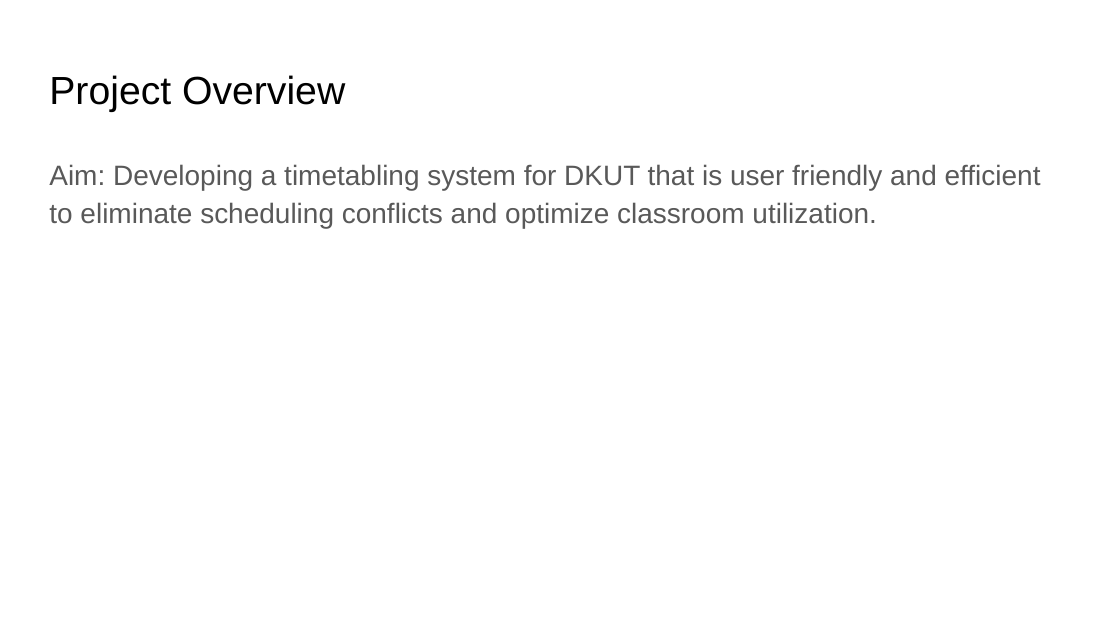
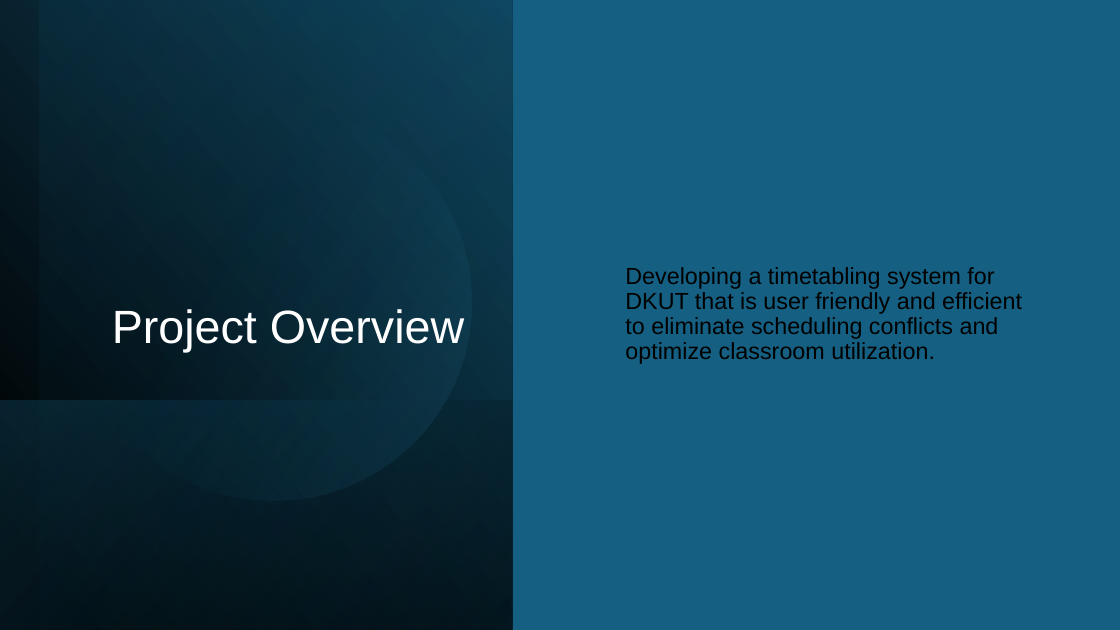
Before and after one commit to csawe/MTB, a slide deck: slide 3 of Documents/Presentation.pptx. Drawn at 1120x630 pixels with LibreOffice and Linux fonts; fonts in the diff are those of the drawing. Boxes give left, top, right and bottom in pixels: in the first picture for what was removed or moved away, otherwise in the second. Text is boxed around its words. In the diff, an @@ line names an element or a change of style, - is before the commit and + after.

```diff
--- a/Documents/Presentation.pptx
+++ b/Documents/Presentation.pptx
@@ rectangle added at [0,0,1120,629], fill #156082 @@
@@ rectangle added at [0,0,513,629], fill gradient #000000 to #104862 @@
@@ rectangle added at [39,1,512,630], fill gradient #156082 to #000000 @@
@@ title "Project Overview": place and size @@
-title "Project Overview" at [49,75,345,112]
+title "Project Overview" at [112,309,464,352]
@@ title "Project Overview" at [112,309,464,352]: size 25.2 to 30 pt, text colour #000000 to #FFFFFF; alignment left to right; line spacing 1 to 0.9; vertical alignment top to bottom @@
@@ text "Developing a timetabling system for ..." at [625,267,1022,364]: vertical alignment top to middle @@
@@ ellipse added at [39,68,507,536], fill gradient #156082 to #46B1E1 @@
@@ text at [625,267,1022,364]: text changed; size 18 to 15 pt; text colour #595959 to #000000 @@
-Aim: Developing a timetabling system for DKUT that is user friendly and efficient to eliminate scheduling conflicts and optimize classroom utilization.
+Developing a timetabling system for DKUT that is user friendly and efficient to eliminate scheduling conflicts and optimize classroom utilization.
@@ rectangle added at [0,400,511,629], fill gradient #156082 to #000000 @@
```
Also in this commit, not shown: 6 other slides changed, 6 other files.
